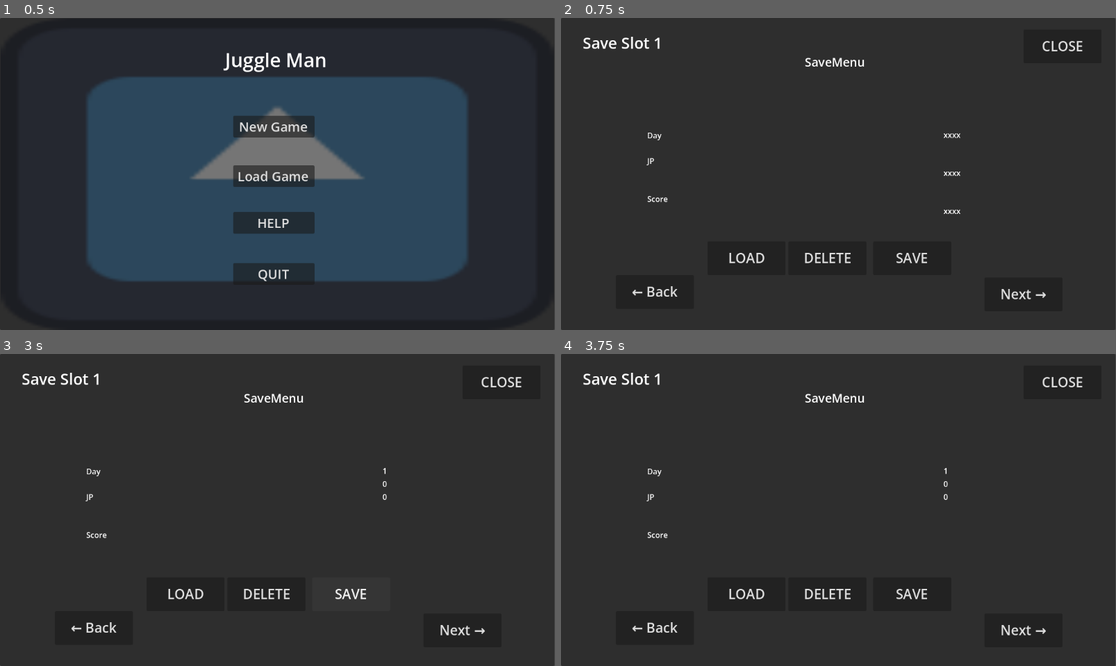
Above: before the commit, frames 1-4 (two rows, left to right).
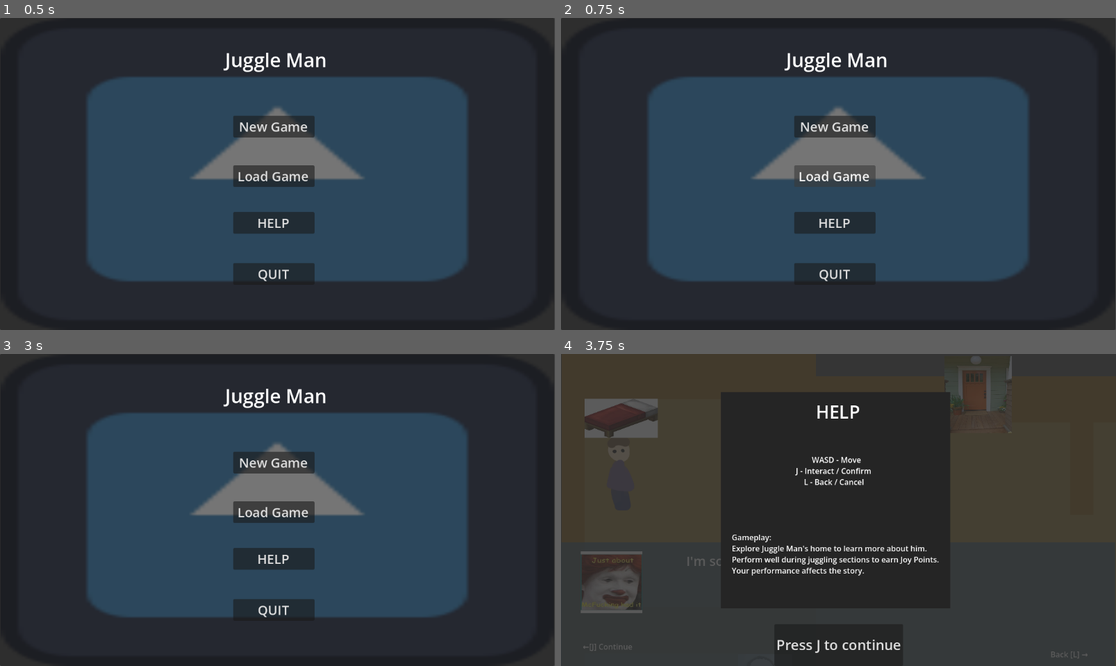
Above: after the commit, the same moments.

Repository: Isabelle1909/JuggleManMania
Game: Godot game, scene res://scenes/ui_scenes/MainMenu.tscn
The game is run twice, just before and just after one commit, with the same random seed, the same clock (stepped at 60 frames per second) and the same inputs. The engine's default icon, where the game draws it, is replaced by a stand-in: a white triangle on a blue panel in a dark square.
Inputs (mouse positions are in pixels of both pictures, inside the frame that each line leads up to):
- Up to frame 1 (0.5 s): no input
- Up to frame 2 (0.75 s): click "Load Game" at 0.5 s
- Up to frame 3 (3 s): click (183, 594) at 1.25 s, where only the run before the commit has a clickable "LOAD"; click (94, 628) at 2 s, where only the run before the commit has a clickable "← Back"; click (349, 594) at 2.75 s, where only the run before the commit has a clickable "SAVE"
- Up to frame 4 (3.75 s): click (832, 463) at 3.5 s, where only the run after the commit has a clickable "New Game"

Frame 1 is identical in both runs. In frame 2, 43% of the frame differs, in the area x 4-94%, y 6-91%; in frame 3, 42%; in frame 4, 7.0%.

Commit message:
Revert "Merge branch 'main' of https://github.com/Isabelle1909/JuggleManMania into juggling_adjust"
This reverts commit 22cffcdea4b4c2bd113b90bdc10c59420cca6ddb, reversing
changes made to 99a826694f52dea3fd888ada91849e2536642380.

Diff:
--- a/juggle-man-mania-project/project.godot
+++ b/juggle-man-mania-project/project.godot
@@ -91,11 +91,6 @@
 , Object(InputEventKey,"resource_local_to_scene":false,"resource_name":"","device":0,"window_id":0,"alt_pressed":false, …(185 unchanged characters)…
 ]
 }
-ui_open_menu={
-"deadzone": 0.2,
-"events": [Object(InputEventKey,"resource_local_to_scene":false,"resource_name":"","device":-1,"window_id":0,"alt_pressed":false,"shift_pressed":false,"ctrl_pressed":false,"meta_pressed":false,"pressed":false,"keycode":0,"physical_keycode":73,"key_label":0,"unicode":105,"location":0,"echo":false,"script":null)
-]
-}
 
 [physics]
 
--- a/juggle-man-mania-project/scenes/ui_scenes/MainMenu.tscn
+++ b/juggle-man-mania-project/scenes/ui_scenes/MainMenu.tscn
@@ -56,4 +56,3 @@
 text = "QUIT"
 
 [connection signal="pressed" from="button_new_game" to="." method="_on_button_new_game_pressed"]
-[connection signal="pressed" from="button_load_game" to="." method="_load"]
--- a/juggle-man-mania-project/scenes/ui_scenes/SaveMenu.tscn
+++ b/juggle-man-mania-project/scenes/ui_scenes/SaveMenu.tscn
@@ -1,15 +1,12 @@
 [gd_scene format=3 uid="uid://dcrix2nxbwg1r"]
 
-[ext_resource type="Script" uid="uid://cflvtp86viu48" path="res://scenes/ui_scenes/save_menu.gd" id="1_y552w"]
-
-[node name="Load" type="Control" unique_id=1860916958]
+[node name="[Load]" type="Control" unique_id=1860916958]
 layout_mode = 3
 anchors_preset = 15
 anchor_right = 1.0
 anchor_bottom = 1.0
 grow_horizontal = 2
 grow_vertical = 2
-script = ExtResource("1_y552w")
 
 [node name="Panel" type="Panel" parent="." unique_id=462600059]
 layout_mode = 0
@@ -53,22 +50,31 @@
 offset_right = 297.0
 offset_bottom = 538.80005
 
-[node name="day" type="Label" parent="Panel/VBoxContainer_Left" unique_id=1095940128]
+[node name="Label_Item1" type="Label" parent="Panel/VBoxContainer_Left" unique_id=1095940128]
 layout_mode = 2
 text = "Day
 "
 
-[node name="jp" type="Label" parent="Panel/VBoxContainer_Left" unique_id=1949093084]
+[node name="Label_Item2" type="Label" parent="Panel/VBoxContainer_Left" unique_id=1949093084]
 layout_mode = 2
 text = "JP
 
 "
 
-[node name="score" type="Label" parent="Panel/VBoxContainer_Left" unique_id=987436667]
+[node name="Label_Item3" type="Label" parent="Panel/VBoxContainer_Left" unique_id=987436667]
 layout_mode = 2
 text = "Score
 
 "
+
+[node name="Button_Next" type="Button" parent="Panel" unique_id=1925953485]
+layout_mode = 0
+offset_left = 879.0
+offset_top = 539.0
+offset_right = 1041.0
+offset_bottom = 609.0
+theme_override_font_sizes/font_size = 28
+text = "Next →"
 
 [node name="VBoxContainer_Right" type="VBoxContainer" parent="Panel" unique_id=1750928520]
 layout_mode = 0
@@ -77,19 +83,19 @@
 offset_right = 912.0
 offset_bottom = 537.80005
 
-[node name="day_number" type="Label" parent="Panel/VBoxContainer_Right" unique_id=906787687]
+[node name="Label_Item1" type="Label" parent="Panel/VBoxContainer_Right" unique_id=906787687]
 layout_mode = 2
 text = "xxxx
 
 "
 
-[node name="current_jp_number" type="Label" parent="Panel/VBoxContainer_Right" unique_id=1214259975]
+[node name="Label_Item2" type="Label" parent="Panel/VBoxContainer_Right" unique_id=1214259975]
 layout_mode = 2
 text = "xxxx
 
 "
 
-[node name="total_score_number" type="Label" parent="Panel/VBoxContainer_Right" unique_id=1438199172]
+[node name="Label_Item3" type="Label" parent="Panel/VBoxContainer_Right" unique_id=1438199172]
 layout_mode = 2
 text = "xxxx
 
@@ -104,34 +110,25 @@
 theme_override_font_sizes/font_size = 32
 text = "Save Slot 1 "
 
-[node name="Button_Delete" type="Button" parent="Panel" unique_id=224536242]
+[node name="Button_Next2" type="Button" parent="Panel" unique_id=224536242]
 layout_mode = 0
-offset_left = 472.0
+offset_left = 554.0
 offset_top = 464.0
-offset_right = 634.0
+offset_right = 716.0
 offset_bottom = 534.0
 theme_override_font_sizes/font_size = 28
 text = "DELETE"
 
-[node name="Button_Close" type="Button" parent="Panel" unique_id=322385550]
+[node name="Button_Next3" type="Button" parent="Panel" unique_id=1752916761]
 layout_mode = 0
-offset_left = 960.0
-offset_top = 24.0
-offset_right = 1122.0
-offset_bottom = 94.0
-theme_override_font_sizes/font_size = 28
-text = "CLOSE"
-
-[node name="Button_Load" type="Button" parent="Panel" unique_id=1752916761]
-layout_mode = 0
-offset_left = 304.0
+offset_left = 392.0
 offset_top = 464.0
-offset_right = 466.0
+offset_right = 554.0
 offset_bottom = 534.0
 theme_override_font_sizes/font_size = 28
 text = "LOAD"
 
-[node name="Button_Back" type="Button" parent="Panel" unique_id=2067161858]
+[node name="Button_Next4" type="Button" parent="Panel" unique_id=2067161858]
 layout_mode = 0
 offset_left = 114.0
 offset_top = 534.0
@@ -139,28 +136,3 @@
 offset_bottom = 604.0
 theme_override_font_sizes/font_size = 28
 text = "← Back"
-
-[node name="Button_Next" type="Button" parent="Panel" unique_id=1925953485]
-layout_mode = 0
-offset_left = 879.0
-offset_top = 539.0
-offset_right = 1041.0
-offset_bottom = 609.0
-theme_override_font_sizes/font_size = 28
-text = "Next →"
-
-[node name="Button_Save" type="Button" parent="Panel" unique_id=1251355196]
-layout_mode = 0
-offset_left = 648.0
-offset_top = 464.0
-offset_right = 810.0
-offset_bottom = 534.0
-theme_override_font_sizes/font_size = 28
-text = "SAVE"
-
-[connection signal="pressed" from="Panel/Button_Delete" to="." method="_delete"]
-[connection signal="pressed" from="Panel/Button_Close" to="." method="_close"]
-[connection signal="pressed" from="Panel/Button_Load" to="." method="_load"]
-[connection signal="pressed" from="Panel/Button_Back" to="." method="_back"]
-[connection signal="pressed" from="Panel/Button_Next" to="." method="_next"]
-[connection signal="pressed" from="Panel/Button_Save" to="." method="_save"]
--- a/juggle-man-mania-project/scenes/ui_scenes/save_menu.gd
+++ /dev/null
@@ -1,67 +0,0 @@
-extends Control
-
-
-#@export var fileName : LineEdit
-@onready var dayLabel = $Panel/VBoxContainer_Right/day_number
-@onready var jpLabel =  $Panel/VBoxContainer_Right/current_jp_number
-@onready var scoreLabel = $Panel/VBoxContainer_Right/total_score_number
-var slot_1_day
-var slot_1_jp
-var slot_1_score
-var slot = 1
-
-func _save() -> void:
-	var config = ConfigFile.new()
-	config.set_value("Save Slot 1", "day", SystemManager.day)
-	config.set_value("Save Slot 1", "total_jp", SystemManager.total_jp)
-	config.set_value("Save Slot 1", "current_jp", SystemManager.current_jp)
-	config.save("user://saves.cfg")
-	update_slot()
-	update_text()
-
-func update_slot() -> void:
-	if slot == 1:
-		slot_1_day = SystemManager.day
-		slot_1_jp = SystemManager.current_jp
-		slot_1_score = SystemManager.total_jp
-
-func update_text() -> void:
-	if slot == 1:
-		dayLabel.text = str(slot_1_day)
-		jpLabel.text = str(slot_1_jp)
-		scoreLabel.text = str(slot_1_score)
-		print("wasgood")
-
-func _ready() -> void:
-	_preload()
-
-
-func _load() -> void:
-	var config = ConfigFile.new()
-	var result = config.load("user://saves.cfg")
-
-
-	if result == OK:
-		if slot == 1:
-			SystemManager.day = config.get_value("Save Slot 1", "day")
-			SystemManager.total_jp = config.get_value("Save Slot 1", "total_jp")
-			SystemManager.current_jp = config.get_value("Save Slot 1", "current_jp")
-			update_slot()
-			update_text()
-	else:
-		printerr("oh no!")
-
-func _preload() -> void:
-	var config = ConfigFile.new()
-	var result = config.load("user://saves.cfg")
-	if result == OK:
-		slot_1_day = config.get_value("Save Slot 1", "day")
-		slot_1_jp = config.get_value("Save Slot 1", "total_jp")
-		slot_1_score = config.get_value("Save Slot 1", "current_jp")
-		update_text()
-	else:
-		printerr("ruhroh")
-
-
-func _close() -> void:
-	SystemManager.open_house(0, 0)
--- a/juggle-man-mania-project/scenes/ui_scenes/text_ui.tscn
+++ b/juggle-man-mania-project/scenes/ui_scenes/text_ui.tscn
@@ -3,7 +3,6 @@
 [ext_resource type="PackedScene" uid="uid://dnvo7ick37jdw" path="res://scenes/ui_scenes/UI.tscn" id="1_h858l"]
 [ext_resource type="PackedScene" uid="uid://dkp2lcwdqvm8v" path="res://scenes/ui_scenes/HelpScreen.tscn" id="2_vbm1y"]
 [ext_resource type="PackedScene" uid="uid://gihcivwsnrx7" path="res://scenes/ui_scenes/ResultsScreenUI.tscn" id="3_vnrby"]
-[ext_resource type="PackedScene" uid="uid://dcrix2nxbwg1r" path="res://scenes/ui_scenes/SaveMenu.tscn" id="4_tww4t"]
 
 [node name="text_ui" type="CanvasLayer" unique_id=1281821818]
 
@@ -20,6 +19,3 @@
 
 [node name="Control3" parent="." unique_id=583211371 instance=ExtResource("3_vnrby")]
 visible = false
-
-[node name="Load" parent="." unique_id=1860916958 instance=ExtResource("4_tww4t")]
-visible = false
--- a/juggle-man-mania-project/scripts/UI/save_load.gd
+++ b/juggle-man-mania-project/scripts/UI/save_load.gd
@@ -1,7 +1,54 @@
 extends Control
 
-@export var fileName : LineEdit
+func _on_save_pressed() -> void:
+	_save()
+	$LineEdit.clear() # clears the LineEdit after saving
+	$SpinBox.value = 0 # sets SpinBox back to Zero
+
+func _on_load_pressed() -> void:
+	_load()
+
+func _on_delete_pressed() -> void:
+	DirAccess.remove_absolute("saveFile")
+	print("GAME DELETED")
 
 func _save() -> void:
-	var config = ConfigFile.new()
-	config.set_value("Save Slot 1", "")
+	var save_file = FileAccess.open("saveFile", FileAccess.WRITE) # Open File
+
+	# goes through every object in the save group
+	var save_nodes = get_tree().get_nodes_in_group("SaveLoad")
+	for node in save_nodes:
+		# checks if the node has a save function
+		if !node.has_method("saveObject"):
+			print("Node '%s' is missing a save function, skipped" % node.name)
+			continue
+
+		# calls the node's save function
+		var node_data = node.call("saveObject")
+
+		# store the save dictionary as a new line in the save file
+		save_file.store_line(JSON.stringify(node_data))
+
+	save_file.close() #closes File
+	print("GAME SAVED")
+
+func _load() -> void:
+	# checks if the SaveFile exists
+	if !FileAccess.file_exists("saveFile"):
+		print("Error, no Save File to load.")
+		return
+
+	var save_file = FileAccess.open("saveFile", FileAccess.READ) # opens file
+
+	while save_file.get_position() < save_file.get_length():
+		# gets the saved dictionary from the next line in the save file
+		var json = JSON.new()
+		json.parse(save_file.get_line())
+
+		# gets the Data
+		var node_data = json.get_data()
+		if has_node(node_data["filepath"]):
+			get_node(node_data["filepath"]).loadObject(node_data)
+
+	save_file.close() # closes file
+	print("GAME LOADED")
--- a/juggle-man-mania-project/scripts/UI/title_screen.gd
+++ b/juggle-man-mania-project/scripts/UI/title_screen.gd
@@ -4,8 +4,3 @@
 
 func _on_button_new_game_pressed() -> void:
 	SystemManager.open_house(0,0)
-
-
-func _load() -> void:
-	SystemManager.open_house(0,0)
-	SystemManager.open_save_menu(Vector2(0, 0))
--- a/juggle-man-mania-project/scripts/global/system_manager.gd
+++ b/juggle-man-mania-project/scripts/global/system_manager.gd
@@ -8,13 +8,12 @@
 var total_jp = 0
 var last_score
 var last_bonus_1
-var just_juggling = false
 
 var house_level = load("res://scenes/house_level/house.tscn")
 var juggle_level = load("res://scenes/juggling_level/juggling_scene.tscn")
 var results_scr = load("res://scenes/ui_scenes/ResultsScreenUI.tscn")
 var help_scr = load("res://scenes/ui_scenes/HelpScreen.tscn")
-var save_scr = load("res://scenes/ui_scenes/SaveMenu.tscn")
+
 
 var house_position
 
@@ -42,7 +41,6 @@
 	house_position = pos
 	print("house pos ", house_position)
 	get_tree().change_scene_to_packed(juggle_level)
-	just_juggling = true
 
 func open_house(juggle_score,items_left):
 	#increment_time()
@@ -51,7 +49,3 @@
 	update_scores(last_score)
 	update_scores(last_bonus_1)
 	get_tree().change_scene_to_packed(house_level)
-
-func open_save_menu(pos) -> void:
-	house_position = pos
-	get_tree().change_scene_to_packed(save_scr)
--- a/juggle-man-mania-project/scripts/house_level/house.gd
+++ b/juggle-man-mania-project/scripts/house_level/house.gd
@@ -7,7 +7,6 @@
 @onready var player = $player
 @onready var camera = $Camera2D
 @onready var adjustment = get_viewport_rect().size/2
-@onready var saveMenu = $text_ui/Load
 
 var on_entered_done
 
@@ -27,13 +26,11 @@
 	if SystemManager.house_position != null:
 		text_box.visible = false
 		help_menu.visible = false
-		if SystemManager.just_juggling == true:
+		if SystemManager.last_score != null:
 			results_screen(SystemManager.last_score,SystemManager.last_bonus_1)
-			SystemManager.just_juggling = false
 		player.position = SystemManager.house_position
 	else:
 		print("house_pos ", SystemManager.house_position)
-		SystemManager.house_position = player.position
 
 
 func results_screen(score,bonus_1):
@@ -42,7 +39,3 @@
 	var bs1 = result_scr.get_node("Panel/VBoxContainer_Right/Label_Item1")
 	sc.text = str(score)
 	bs1.text = str(bonus_1)
-
-func _physics_process(delta: float) -> void:
-	if Input.is_action_just_pressed("ui_open_menu"):
-		SystemManager.open_save_menu(player.position)
Not shown, removed: juggle-man-mania-project/scenes/ui_scenes/save_menu.gd.uid
Not shown, changed: .DS_Store
